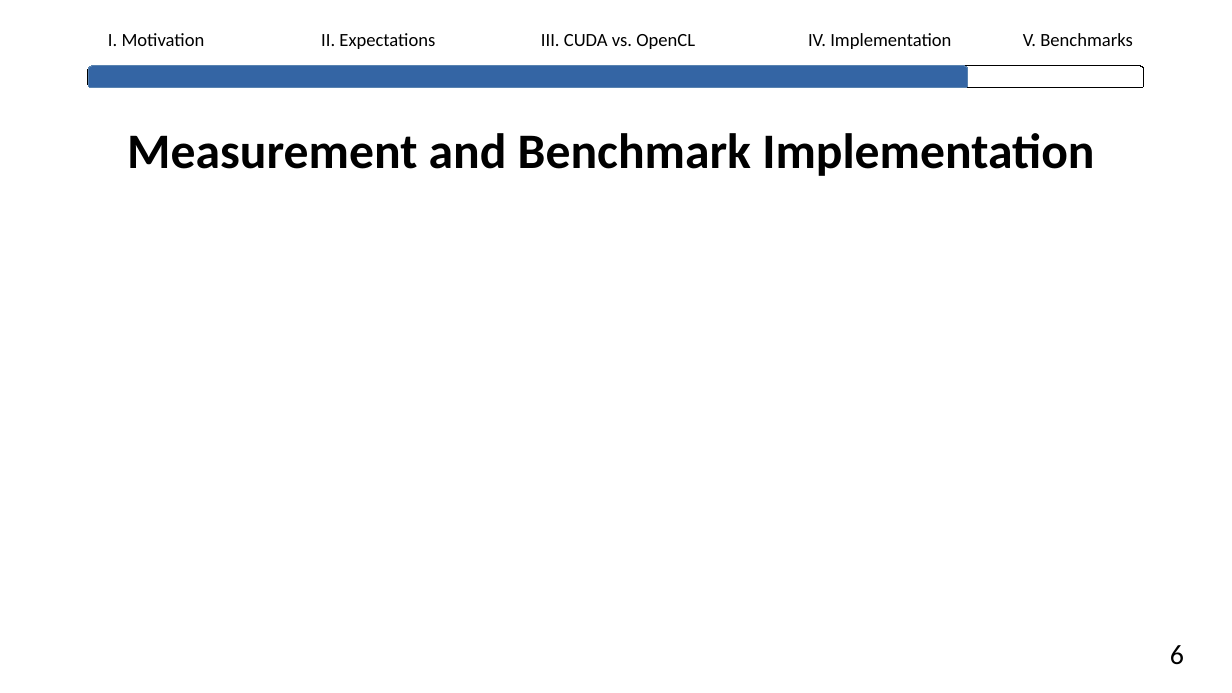
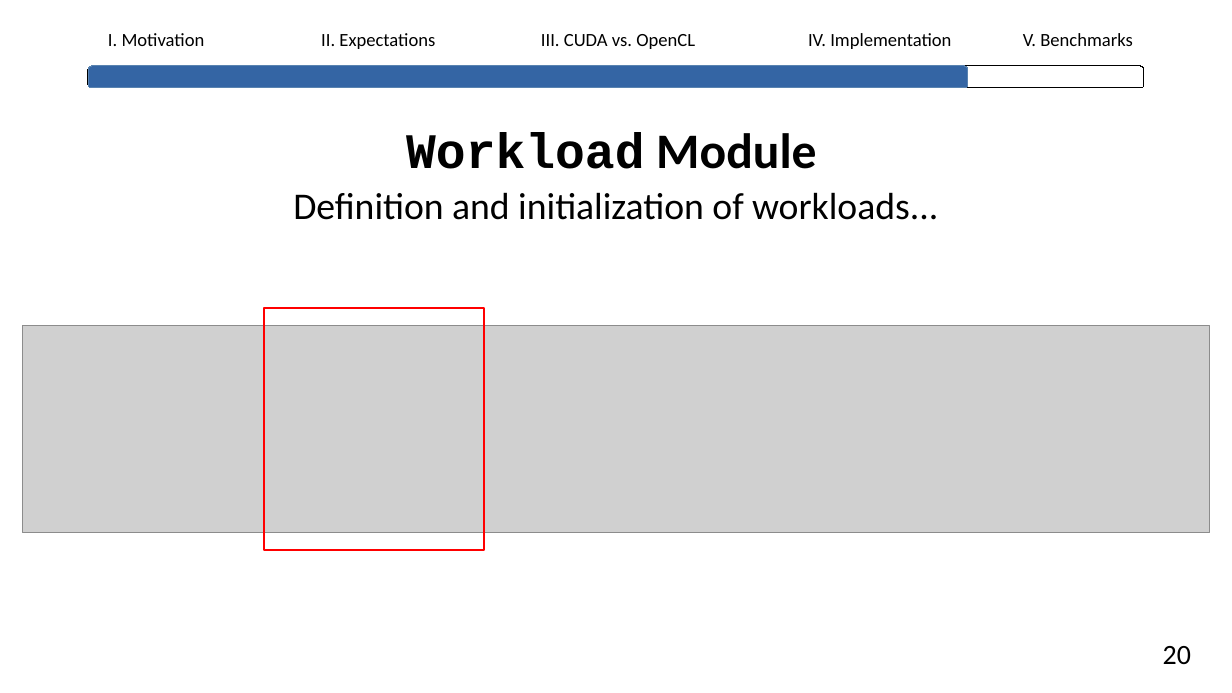
Before and after one commit to lhahner/opti-perf, a slide deck: slide 23 of docs/presentation/final-presentation.odp (slide 25 before the commit). Drawn at 1232x693 pixels with LibreOffice and Linux fonts; fonts in the diff are those of the drawing; grey boxes stand for pictures. Boxes give left, top, right and bottom in pixels: in the first picture for what was removed or moved away, otherwise in the second. Text is boxed around its words. In the diff, an @@ line names an element or a change of style, - is before the commit and + after.

Commit message:
final draft of presentation without any measurements yet

```diff
--- a/docs/presentation/final-presentation.odp
+++ b/docs/presentation/final-presentation.odp
@@ title removed at (x1=127, y1=133, x2=1094, y2=176) @@
-Measurement and Benchmark Implementation
@@ title added at (x1=406, y1=132, x2=817, y2=169), 32 pt, text #000000, bold @@
+Workload Module
@@ text added at (x1=293, y1=192, x2=938, y2=220), 24.3 pt, text #000000 @@
+Definition and initialization of workloads...
@@ picture added at (x1=22, y1=325, x2=1211, y2=532) @@
@@ rectangle added at (x1=264, y1=309, x2=484, y2=551), outline #FF0000 1.5 pt @@
@@ text at (x1=1163, y1=646, x2=1191, y2=664): text changed @@
-6
+20
```
Also in this commit, not shown: 29 other slides changed, 3 slides added, 3 other files.
